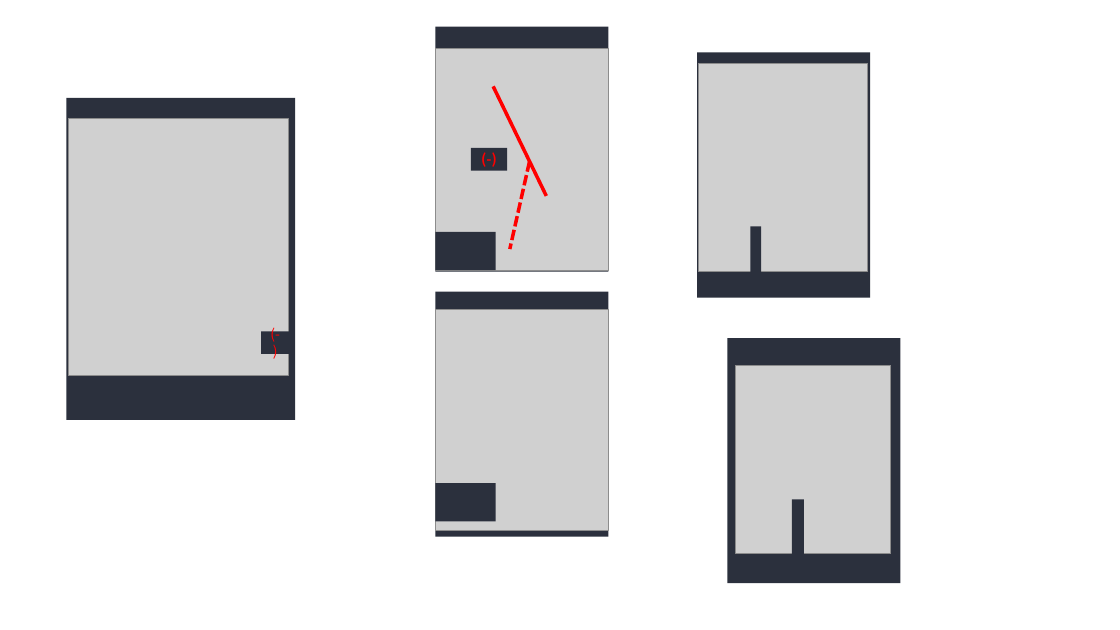
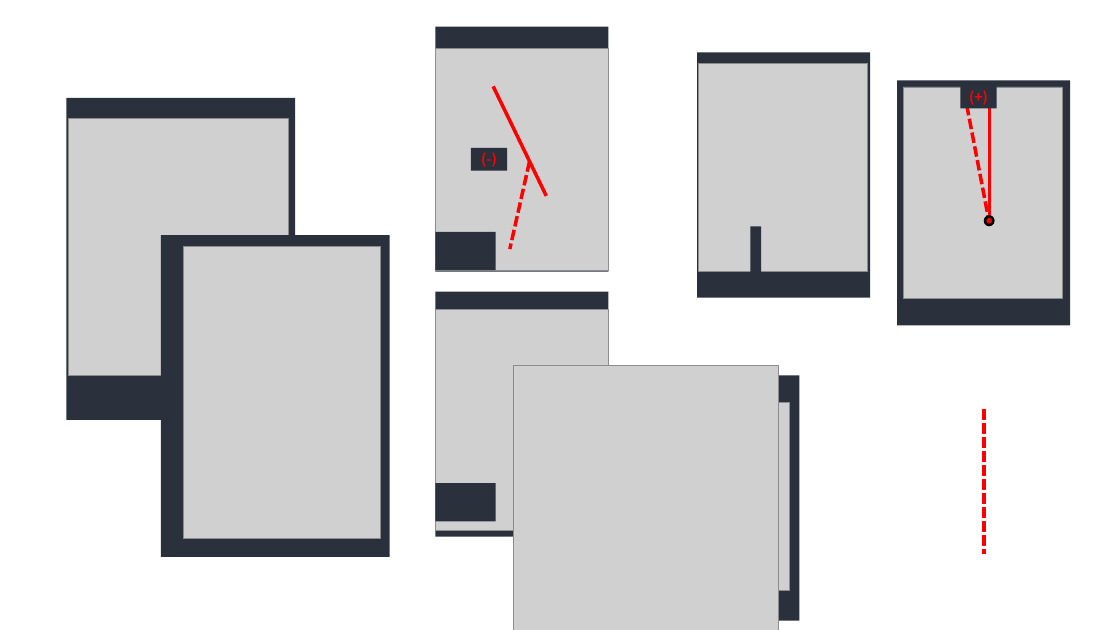
Before and after one commit to parkdragonstone/Golf-Report, a slide deck: slide 5 of imagefile/이미지.pptx. Drawn at 1120x630 pixels with LibreOffice and Linux fonts; fonts in the diff are those of the drawing; grey boxes stand for pictures. Boxes give left, top, right and bottom in pixels: in the first picture for what was removed or moved away, otherwise in the second. Text is boxed around its words. In the diff, an @@ line names an element or a change of style, - is before the commit and + after.

```diff
--- a/imagefile/이미지.pptx
+++ b/imagefile/이미지.pptx
@@ group added at box(897, 81, 1070, 326): 2 rectangles, 2 lines, 1 picture, 1 ellipse @@
+(+)
@@ text in rectangle at box(160, 235, 389, 557): text removed @@
-(-)
@@ rectangle: place and size @@
-rectangle at box(261, 331, 289, 354)
+rectangle at box(160, 235, 389, 557)
@@ picture added at box(183, 246, 381, 538) @@
@@ picture added at box(514, 365, 779, 630) @@
@@ rectangle: place and size @@
-rectangle at box(728, 339, 901, 584)
+rectangle at box(627, 376, 800, 621)
@@ picture: place and size @@
-picture at box(736, 365, 891, 554)
+picture at box(635, 402, 791, 591)
@@ line added from (985, 409) to (985, 555), #FF0000 3 pt dashed @@
@@ rectangle removed at box(792, 500, 804, 578) @@
```
Also in this commit, not shown: 1 slide added, 43 other files.
